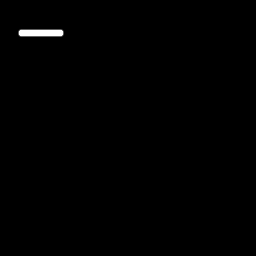
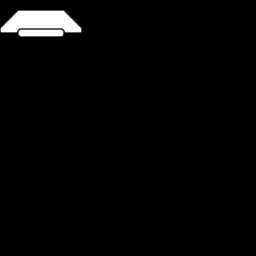
Layered file, before and after one edit (256x256). Changes by layer:
showed "Button" over [1,11,81,32]
